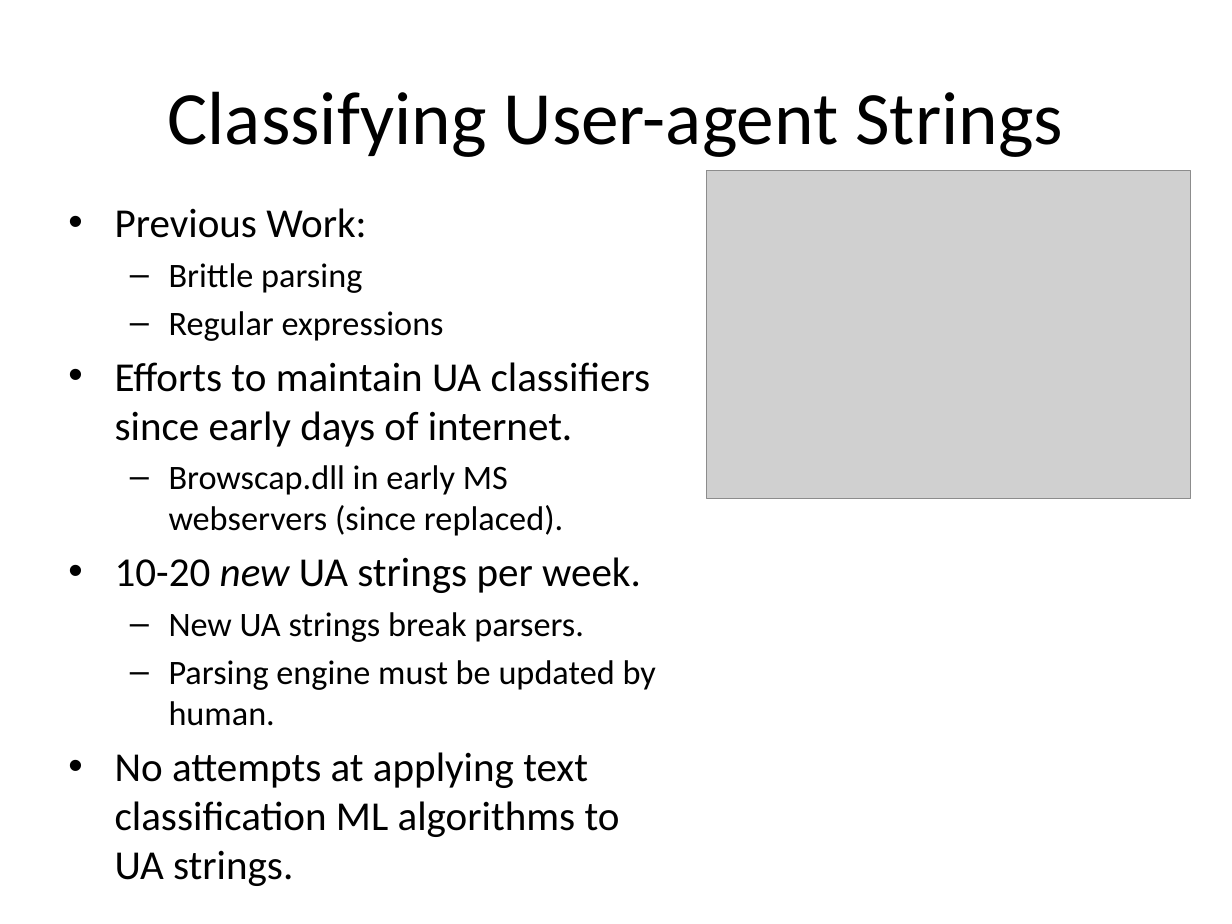
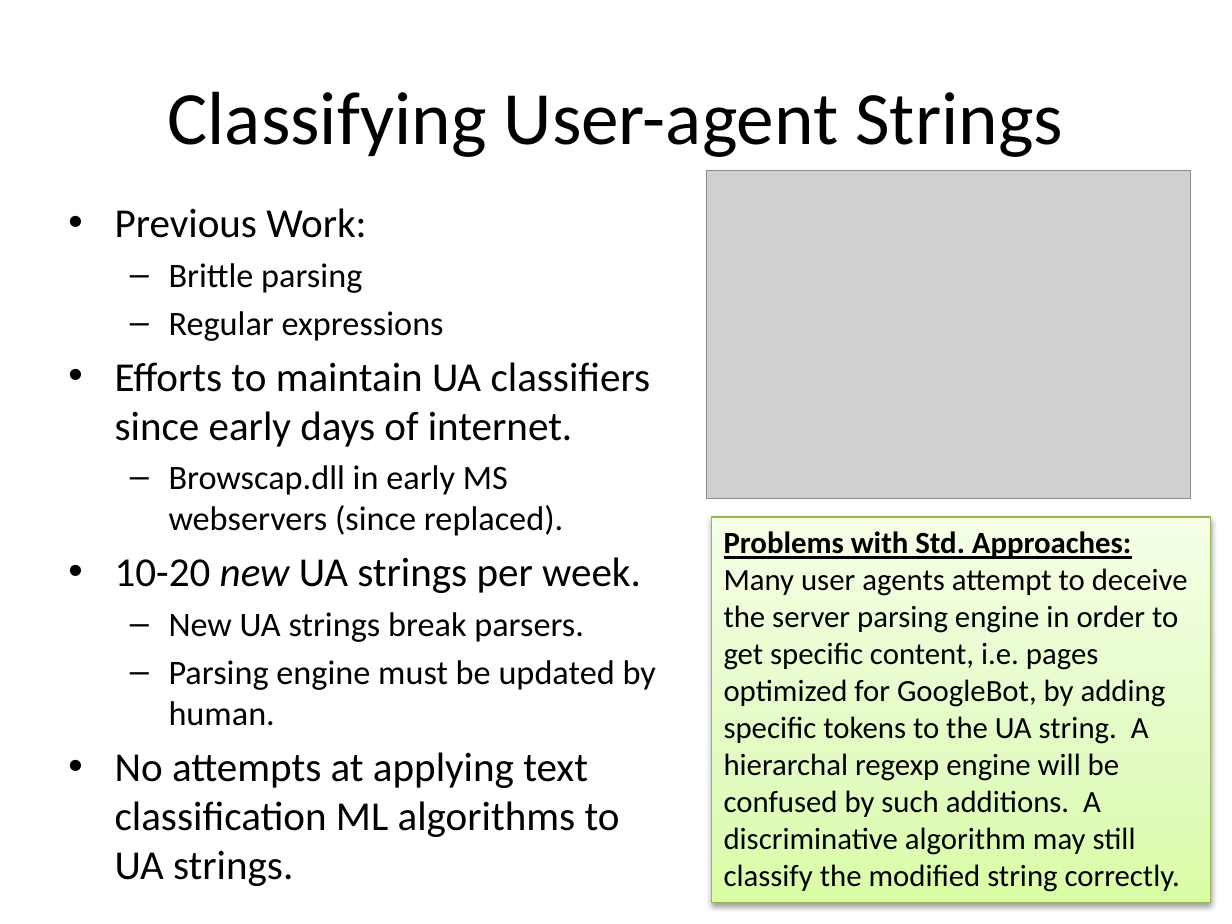
Before and after one commit to bholley/maul, a slide deck: slide 3 of poster/poster.pptx. Drawn at 1232x924 pixels with LibreOffice and Linux fonts; fonts in the diff are those of the drawing; grey boxes stand for pictures. Boxes give left, top, right and bottom in pixels: in the first picture for what was removed or moved away, otherwise in the second. Text is boxed around its words. In the diff, an @@ line names an element or a change of style, - is before the commit and + after.

```diff
--- a/poster/poster.pptx
+++ b/poster/poster.pptx
@@ rectangle added at (711, 517, 1210, 903), fill gradient #DAFDA7 to #E4FCC2 to #F5FFE7, outline #98B955 0.75 pt, 18 pt, text #000000 @@
+Problems with Std. Approaches:
+Many user agents attempt to deceive the server parsing engine in order to get specific content, i.e. pages optimized for GoogleBot, by adding specific tokens to the UA string. A hierarchal regexp engine will be confused by such additions. A discriminative algorithm may still classify the modified string correctly.
```
Also in this commit, not shown: 2 other files.
